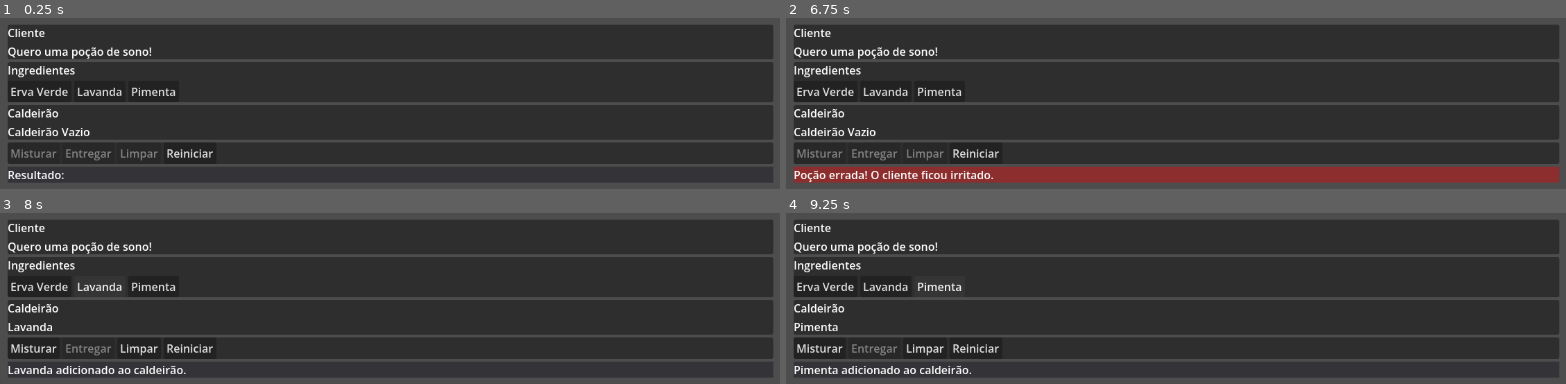
Above: before the commit, frames 1-4 (two rows, left to right).
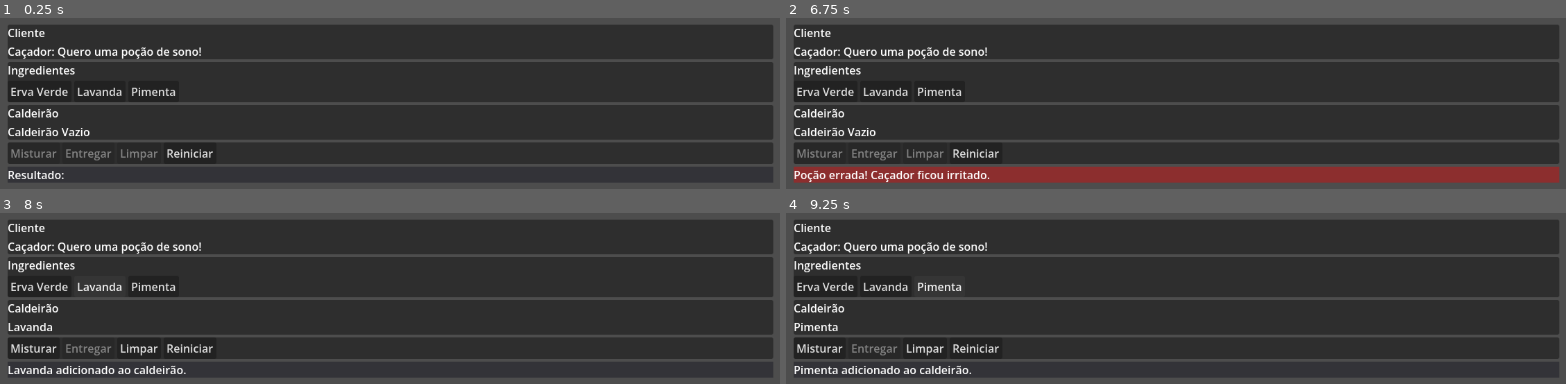
Above: after the commit, the same moments.

Repository: Hadamanthis/refactored-tribble
Game: Godot game, scene res://scene/prototype_game.tscn
Two runs of this game, one before a commit and one after it. Both use one fixed random seed, a clock stepped at 60 frames per second and the inputs below.
Inputs:
- Up to frame 1 (0.25 s): no input
- Up to frame 2 (6.75 s): click "Erva Verde" at 0.5 s; click "Lavanda" at 1.25 s; click "Reiniciar" at 2 s; click "Pimenta" at 2.75 s; click "Reiniciar" at 3.5 s; click "Reiniciar" at 4.25 s; click "Erva Verde" at 5 s; click "Misturar" at 5.75 s; click "Entregar" at 6.5 s
- Up to frame 3 (8 s): click "Lavanda" at 7.25 s
- Up to frame 4 (9.25 s): click "Limpar" at 8 s; click "Pimenta" at 8.75 s

The runs differ from the first frame. In frame 1, 0.8% of the frame differs, in the area x 1-26%, y 16-24%; in frame 2, 1.2%, in the area x 1-27%, y 16-96%; in frame 3, 0.8%; in frame 4, 0.8%.

Commit message:
Add reusable cauldron, ingredient buttons, and customer data

Diff:
--- /dev/null
+++ b/data/customers/hunter_customer.tres
@@ -0,0 +1,13 @@
+[gd_resource type="Resource" script_class="CustomerData" format=3 uid="uid://bpvip5yikcw8n"]
+
+[ext_resource type="Resource" uid="uid://thcv28jrsi3r" path="res://data/recipes/sleep_potion.tres" id="1_3qhyg"]
+[ext_resource type="Script" uid="uid://bw3tju0msjg4v" path="res://scripts/data/customer_data.gd" id="1_oabo3"]
+
+[resource]
+script = ExtResource("1_oabo3")
+id = "hunter_customer"
+display_name = "Caçador"
+requested_recipe = ExtResource("1_3qhyg")
+base_patience = 45
+reward = 10
+metadata/_custom_type_script = "uid://bw3tju0msjg4v"
--- /dev/null
+++ b/data/customers/ill_customer.tres
@@ -0,0 +1,12 @@
+[gd_resource type="Resource" script_class="CustomerData" format=3 uid="uid://6onm5nd6jvno"]
+
+[ext_resource type="Script" uid="uid://bw3tju0msjg4v" path="res://scripts/data/customer_data.gd" id="1_4upxb"]
+[ext_resource type="Resource" uid="uid://hxyoyrx2x5vj" path="res://data/recipes/healing_potion.tres" id="1_g1mm3"]
+
+[resource]
+script = ExtResource("1_4upxb")
+id = "ill_customer"
+display_name = "Cliente Adoecido"
+requested_recipe = ExtResource("1_g1mm3")
+reward = 15
+metadata/_custom_type_script = "uid://bw3tju0msjg4v"
--- /dev/null
+++ b/data/customers/tired_customer.tres
@@ -0,0 +1,12 @@
+[gd_resource type="Resource" script_class="CustomerData" format=3 uid="uid://b5jebdcxtpl68"]
+
+[ext_resource type="Script" uid="uid://bw3tju0msjg4v" path="res://scripts/data/customer_data.gd" id="1_0rkws"]
+[ext_resource type="Resource" uid="uid://bktu1hxwer6tf" path="res://data/recipes/energy_potion.tres" id="1_yd7xu"]
+
+[resource]
+script = ExtResource("1_0rkws")
+id = "tired_customer"
+display_name = "Cliente Cansado"
+requested_recipe = ExtResource("1_yd7xu")
+base_patience = 60
+metadata/_custom_type_script = "uid://bw3tju0msjg4v"
--- /dev/null
+++ b/scene/cauldron.tscn
@@ -0,0 +1,6 @@
+[gd_scene format=3 uid="uid://b2y7q7j6wjdsp"]
+
+[ext_resource type="Script" uid="uid://rnkmi3ymnyrc" path="res://scripts/gameplay/cauldron.gd" id="1_t6g0s"]
+
+[node name="Cauldron" type="Node" unique_id=1994584359]
+script = ExtResource("1_t6g0s")
--- /dev/null
+++ b/scene/ingredient_button.tscn
@@ -0,0 +1,10 @@
+[gd_scene format=3 uid="uid://dhbrkrkuy73n1"]
+
+[ext_resource type="Script" uid="uid://bpd2b6hgy6nfp" path="res://scripts/ui/ingredient_button.gd" id="1_iqn5g"]
+
+[node name="IngredientButton" type="Button" unique_id=1014746792]
+offset_right = 8.0
+offset_bottom = 8.0
+script = ExtResource("1_iqn5g")
+
+[connection signal="pressed" from="." to="." method="_on_pressed"]
--- a/scene/prototype_game.gd
+++ b/scene/prototype_game.gd
@@ -7,11 +7,7 @@
 	ERROR
 }
 
-const INGREDIENT_HERB := "erva_verde"
-const INGREDIENT_LAVENDER := "lavanda"
-const INGREDIENT_PEPPER := "pimenta"
-
-@export var current_recipe: RecipeData
+@export var current_customer: CustomerData
 @export var available_ingredients: Array[IngredientData] = []
 
 @onready var cauldron: Cauldron = %Cauldron
@@ -22,9 +18,9 @@
 
 @onready var order_label: Label = %OrderLabel
 
-@onready var herb_button: Button = %HerbButton
-@onready var lavender_button: Button = %LavenderButton
-@onready var pepper_button: Button = %PepperButton
+@onready var herb_button: IngredientButton = %HerbButton
+@onready var lavender_button: IngredientButton = %LavenderButton
+@onready var pepper_button: IngredientButton = %PepperButton
 
 @onready var mix_button: Button = %MixButton
 @onready var deliver_button: Button = %DeliverButton
@@ -40,6 +36,10 @@
 	cauldron.potion_mixed.connect(_on_cauldron_potion_mixed)
 	cauldron.cauldron_cleared.connect(_on_cauldron_cleared)
 
+	herb_button.ingredient_selected.connect(_on_ingredient_selected)
+	lavender_button.ingredient_selected.connect(_on_ingredient_selected)
+	pepper_button.ingredient_selected.connect(_on_ingredient_selected)
+
 	update_order_label()
 	update_cauldron_label()
 	update_buttons()
@@ -82,6 +82,14 @@
 	update_buttons()
 
 func deliver_potion() -> void:
+	if current_customer == null:
+		push_warning("Nenhum cliente para essa entrega de poção.")
+		return
+
+	if current_customer.requested_recipe == null:
+		push_warning("Nenhuma receita para o cliente atual.")
+		return
+
 	match cauldron.state:
 		cauldron.State.EMPTY:
 			show_result("Não há poção para entregar.", FeedbackType.WARNING)
@@ -93,9 +101,16 @@
 
 		cauldron.State.POTION_READY:
 			if is_correct_potion():
-				show_result("Poção correta! O cliente ficou feliz.", FeedbackType.SUCCESS)
+				var success_msg = "%s ficou feliz! +%d moedas!" % [
+					current_customer.display_name,
+					current_customer.reward
+				]
+				show_result(success_msg, FeedbackType.SUCCESS)
 			else:
-				show_result("Poção errada! O cliente ficou irritado.", FeedbackType.ERROR)
+				var error_msg = "Poção errada! %s ficou irritado." % [
+					current_customer.display_name
+				]
+				show_result(error_msg, FeedbackType.ERROR)
 
 	cauldron.clear()
 	update_buttons()
@@ -158,16 +173,26 @@
 	restart_button.disabled = false
 
 func update_order_label() -> void:
-	if current_recipe == null:
-		order_label.text = "Nenhum pedido ainda."
-		return
-
-	order_label.text = current_recipe.order_text
+	if current_customer == null:
+		order_label.text = "Nenhum cliente ainda."
+		return
+
+	var recipe := current_customer.requested_recipe
+
+	if recipe == null:
+		order_label.text = "%s não sabe o que pedir." % current_customer.display_name
+		return
+
+	order_label.text = "%s: %s" % [
+		current_customer.display_name,
+		recipe.order_text
+	]
 
 func can_deliver_potion() -> bool:
 	return cauldron.state == cauldron.State.POTION_READY
 
 func is_correct_potion() -> bool:
+	var current_recipe = get_current_recipe()
 	if current_recipe == null:
 		push_warning("Nenhuma receita configurada.")
 		return false
@@ -187,6 +212,12 @@
 
 	return ingredient_by_id[ingredient_id].display_name
 
+func get_current_recipe() -> RecipeData:
+	if current_customer == null:
+		return null
+
+	return current_customer.requested_recipe
+
 func build_ingredient_lookup() -> void:
 	ingredient_by_id.clear()
 
@@ -215,14 +246,8 @@
 	update_cauldron_label()
 	update_buttons()
 
-func _on_herb_button_pressed() -> void:
-	try_add_ingredient(INGREDIENT_HERB)
-
-func _on_lavender_button_pressed() -> void:
-	try_add_ingredient(INGREDIENT_LAVENDER)
-
-func _on_pepper_button_pressed() -> void:
-	try_add_ingredient(INGREDIENT_PEPPER)
+func _on_ingredient_selected(ingredient_data: IngredientData) -> void:
+	try_add_ingredient(ingredient_data.id)
 
 func _on_clear_button_pressed() -> void:
 	clear_cauldron()
--- a/scene/prototype_game.tscn
+++ b/scene/prototype_game.tscn
@@ -1,12 +1,13 @@
 [gd_scene format=3 uid="uid://ja3yxr8b3ldt"]
 
 [ext_resource type="Script" uid="uid://4dya2y7qnwnd" path="res://scene/prototype_game.gd" id="1_5n8ee"]
-[ext_resource type="Resource" uid="uid://thcv28jrsi3r" path="res://data/recipes/sleep_potion.tres" id="2_1swqs"]
+[ext_resource type="Resource" uid="uid://bpvip5yikcw8n" path="res://data/customers/hunter_customer.tres" id="2_danjj"]
 [ext_resource type="Script" uid="uid://cmwpkvqsbdcxx" path="res://scripts/data/ingredient_data.gd" id="3_shm5v"]
 [ext_resource type="Resource" uid="uid://14hpk8fof30x" path="res://data/ingredients/herb.tres" id="4_jhg4t"]
 [ext_resource type="Resource" uid="uid://bi5cgo0jytdk1" path="res://data/ingredients/lavender.tres" id="5_danjj"]
 [ext_resource type="Resource" uid="uid://duegtii55bajf" path="res://data/ingredients/pepper.tres" id="6_c30i4"]
-[ext_resource type="Script" uid="uid://rnkmi3ymnyrc" path="res://scripts/gameplay/cauldron.gd" id="7_jhg4t"]
+[ext_resource type="PackedScene" uid="uid://dhbrkrkuy73n1" path="res://scene/ingredient_button.tscn" id="7_danjj"]
+[ext_resource type="PackedScene" uid="uid://b2y7q7j6wjdsp" path="res://scene/cauldron.tscn" id="7_jhg4t"]
 
 [node name="PrototypeGame" type="Control" unique_id=579780869]
 layout_mode = 3
@@ -16,7 +17,7 @@
 grow_horizontal = 2
 grow_vertical = 2
 script = ExtResource("1_5n8ee")
-current_recipe = ExtResource("2_1swqs")
+current_customer = ExtResource("2_danjj")
 available_ingredients = Array[ExtResource("3_shm5v")]([ExtResource("4_jhg4t"), ExtResource("5_danjj"), ExtResource("6_c30i4")])
 
 [node name="MainMargin" type="MarginContainer" parent="." unique_id=2014583919]
@@ -62,20 +63,20 @@
 [node name="IngredientsButtonRow" type="HBoxContainer" parent="MainMargin/MainLayout/IngredientsPanel/IngredientsLayout" unique_id=1672693525]
 layout_mode = 2
 
-[node name="HerbButton" type="Button" parent="MainMargin/MainLayout/IngredientsPanel/IngredientsLayout/IngredientsButtonRow" unique_id=110824910]
+[node name="HerbButton" parent="MainMargin/MainLayout/IngredientsPanel/IngredientsLayout/IngredientsButtonRow" unique_id=1014746792 instance=ExtResource("7_danjj")]
 unique_name_in_owner = true
 layout_mode = 2
-text = "Erva Verde"
+ingredient_data = ExtResource("4_jhg4t")
 
-[node name="LavenderButton" type="Button" parent="MainMargin/MainLayout/IngredientsPanel/IngredientsLayout/IngredientsButtonRow" unique_id=1142545160]
+[node name="LavenderButton" parent="MainMargin/MainLayout/IngredientsPanel/IngredientsLayout/IngredientsButtonRow" unique_id=1837197876 instance=ExtResource("7_danjj")]
 unique_name_in_owner = true
 layout_mode = 2
-text = "Lavanda"
+ingredient_data = ExtResource("5_danjj")
 
-[node name="PepperButton" type="Button" parent="MainMargin/MainLayout/IngredientsPanel/IngredientsLayout/IngredientsButtonRow" unique_id=1846901498]
+[node name="PepperButton" parent="MainMargin/MainLayout/IngredientsPanel/IngredientsLayout/IngredientsButtonRow" unique_id=658348538 instance=ExtResource("7_danjj")]
 unique_name_in_owner = true
 layout_mode = 2
-text = "Pimenta"
+ingredient_data = ExtResource("6_c30i4")
 
 [node name="CauldronPanel" type="PanelContainer" parent="MainMargin/MainLayout" unique_id=840680476]
 layout_mode = 2
@@ -127,13 +128,9 @@
 layout_mode = 2
 text = "Resultado:"
 
-[node name="Cauldron" type="Node" parent="." unique_id=212469240]
+[node name="Cauldron" parent="." unique_id=1994584359 instance=ExtResource("7_jhg4t")]
 unique_name_in_owner = true
-script = ExtResource("7_jhg4t")
 
-[connection signal="pressed" from="MainMargin/MainLayout/IngredientsPanel/IngredientsLayout/IngredientsButtonRow/HerbButton" to="." method="_on_herb_button_pressed"]
-[connection signal="pressed" from="MainMargin/MainLayout/IngredientsPanel/IngredientsLayout/IngredientsButtonRow/LavenderButton" to="." method="_on_lavender_button_pressed"]
-[connection signal="pressed" from="MainMargin/MainLayout/IngredientsPanel/IngredientsLayout/IngredientsButtonRow/PepperButton" to="." method="_on_pepper_button_pressed"]
 [connection signal="pressed" from="MainMargin/MainLayout/ActionsPanel/ActionsRow/MixButton" to="." method="_on_mix_button_pressed"]
 [connection signal="pressed" from="MainMargin/MainLayout/ActionsPanel/ActionsRow/DeliverButton" to="." method="_on_deliver_button_pressed"]
 [connection signal="pressed" from="MainMargin/MainLayout/ActionsPanel/ActionsRow/ClearButton" to="." method="_on_clear_button_pressed"]
--- /dev/null
+++ b/scripts/data/customer_data.gd
@@ -0,0 +1,8 @@
+class_name CustomerData
+extends Resource
+
+@export var id: String
+@export var display_name: String
+@export var requested_recipe: RecipeData
+@export var base_patience: int = 30
+@export var reward: int = 5
--- /dev/null
+++ b/scripts/ui/ingredient_button.gd
@@ -0,0 +1,19 @@
+class_name IngredientButton
+extends Button
+
+signal ingredient_selected(ingredient_data: IngredientData)
+
+@export var ingredient_data: IngredientData
+
+func _ready() -> void:
+	if ingredient_data == null:
+		text = "Ingrediente"
+		return
+
+	text = ingredient_data.display_name
+
+func _on_pressed() -> void:
+	if ingredient_data == null:
+		return
+
+	ingredient_selected.emit(ingredient_data)
Not shown, added: scripts/data/customer_data.gd.uid
Not shown, added: scripts/ui/ingredient_button.gd.uid
